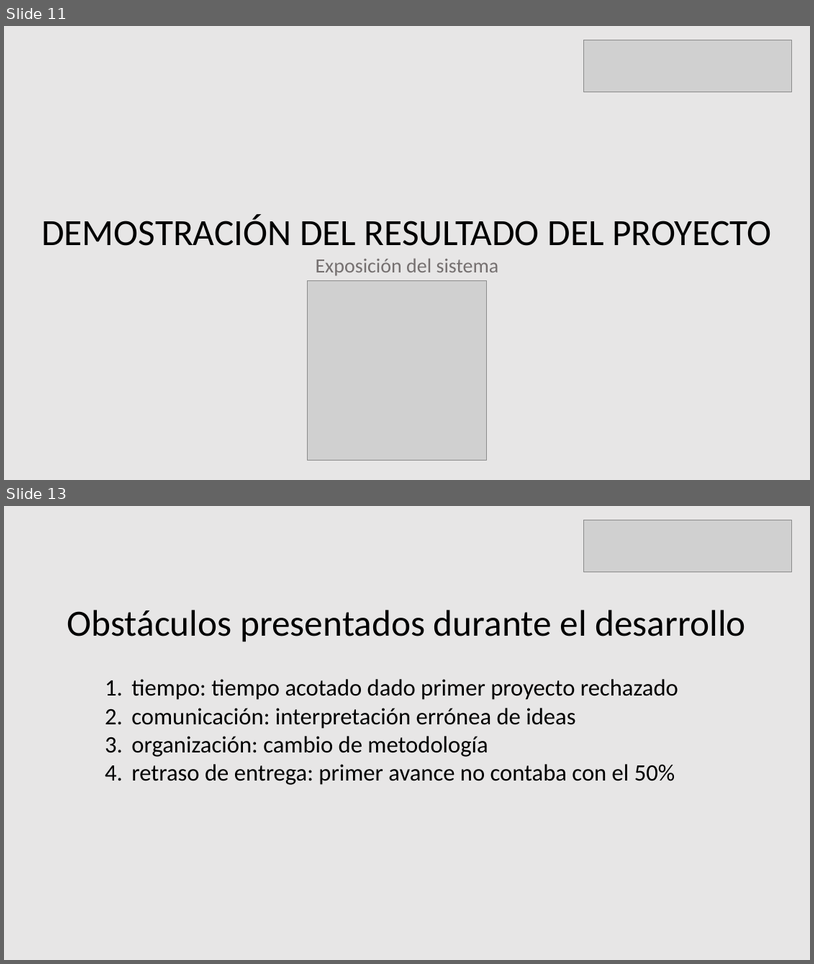
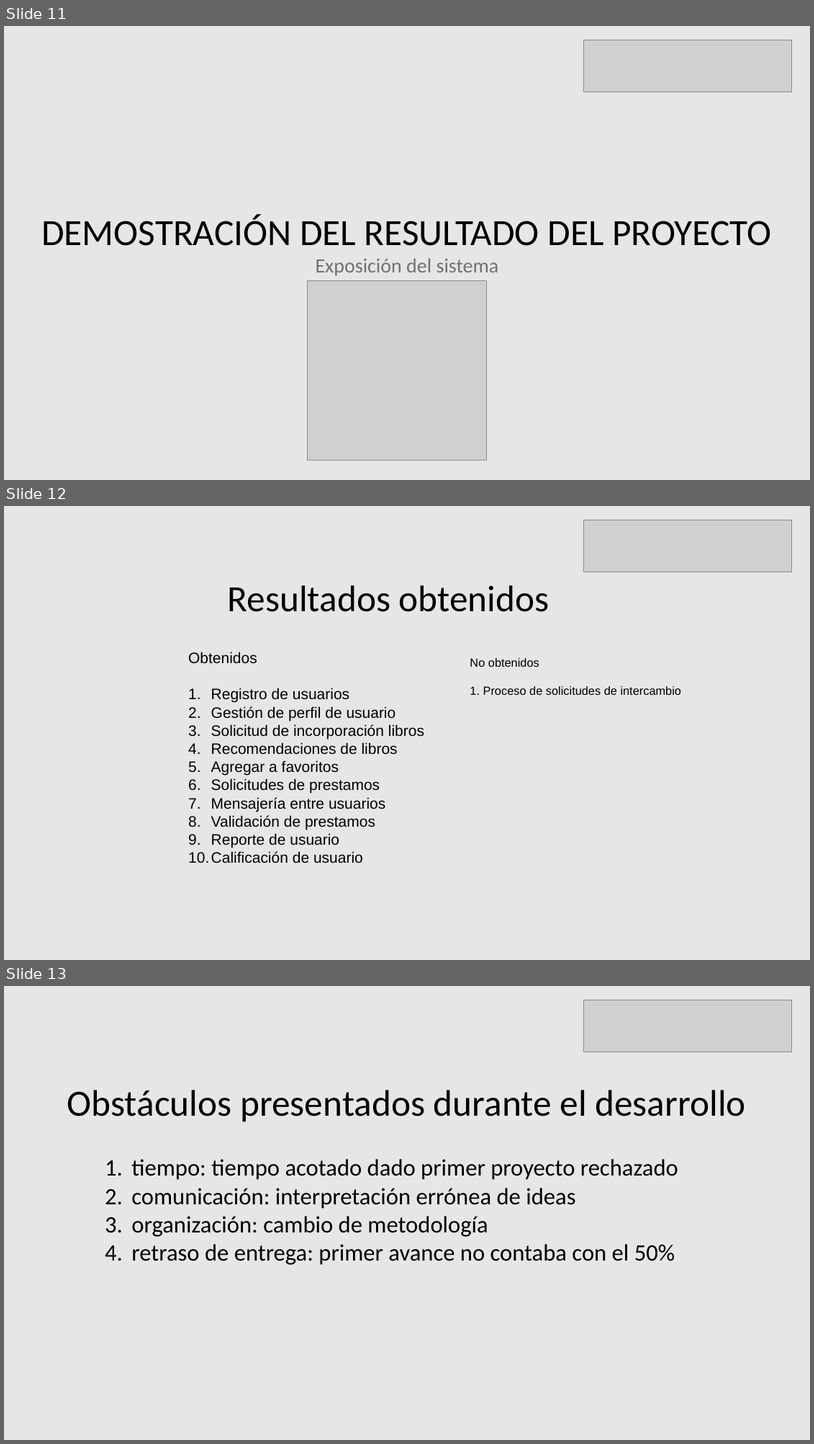
Before and after one commit to Zer0sBl4ck/capstone2024-2, a slide deck: Fase 2/Evidencias Proyecto/Presentación Proyecto.pptx. Shown one above the other, each under a label of ours: slides 11 and 13 before the commit, slides 11, 12 and 13 after it; the slides between them are not shown. The pictures are 814x964 and 814x1444 pixels, drawn with LibreOffice and Linux fonts; fonts in the diff are those of the drawing; grey boxes stand for pictures. Boxes give left, top, right and bottom in pixels: in the first picture for what was removed or moved away, otherwise in the second. Text is boxed around its words. In the diff, an @@ line names an element or a change of style, - is before the commit and + after.

Commit message:
ajustes de front y dimensiones de libros

```diff
--- a/Fase 2/Evidencias Proyecto/Presentación Proyecto.pptx
+++ b/Fase 2/Evidencias Proyecto/Presentación Proyecto.pptx
@@ slide 12 added at (4, 506, 810, 960), background #E7E6E6 @@
@@ picture added at (584, 520, 792, 572) @@
@@ text added at (228, 585, 550, 612), 44 pt, text #000000 @@
+Resultados obtenidos
@@ text added at (188, 651, 424, 863), 18 pt, text #000000 @@
+Obtenidos
+1. Registro de usuarios
+2. Gestión de perfil de usuario
+3. Solicitud de incorporación libros
+4. Recomendaciones de libros
+5. Agregar a favoritos
+6. Solicitudes de prestamos
+7. Mensajería entre usuarios
+8. Validación de prestamos
+9. Reporte de usuario
+10. Calificación de usuario
@@ text added at (470, 658, 682, 695), 14 pt, text #000000 @@
+No obtenidos
+1. Proceso de solicitudes de intercambio
```
Also in this commit, not shown: 5 slides changed, 1 slide removed, 27 other files.
